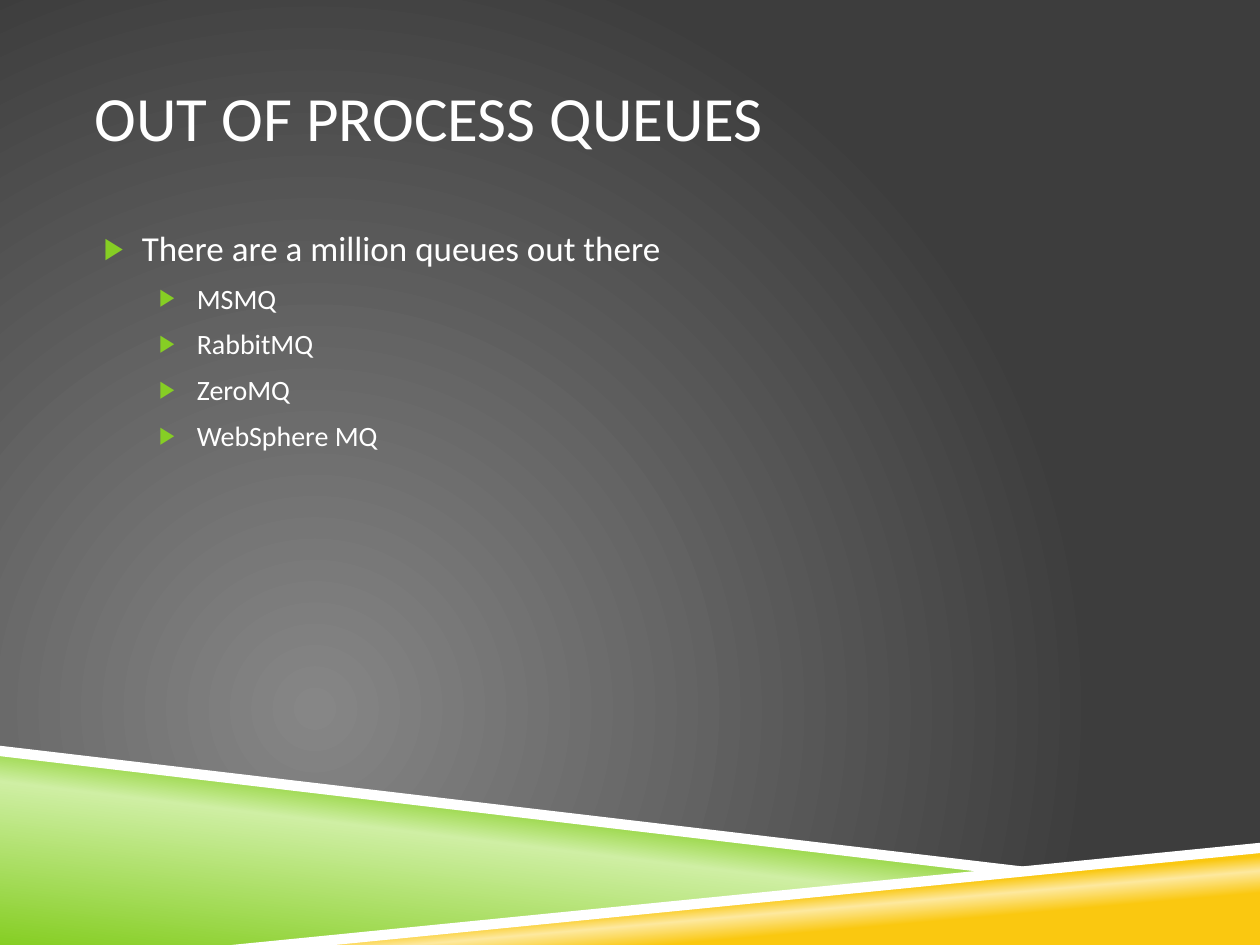
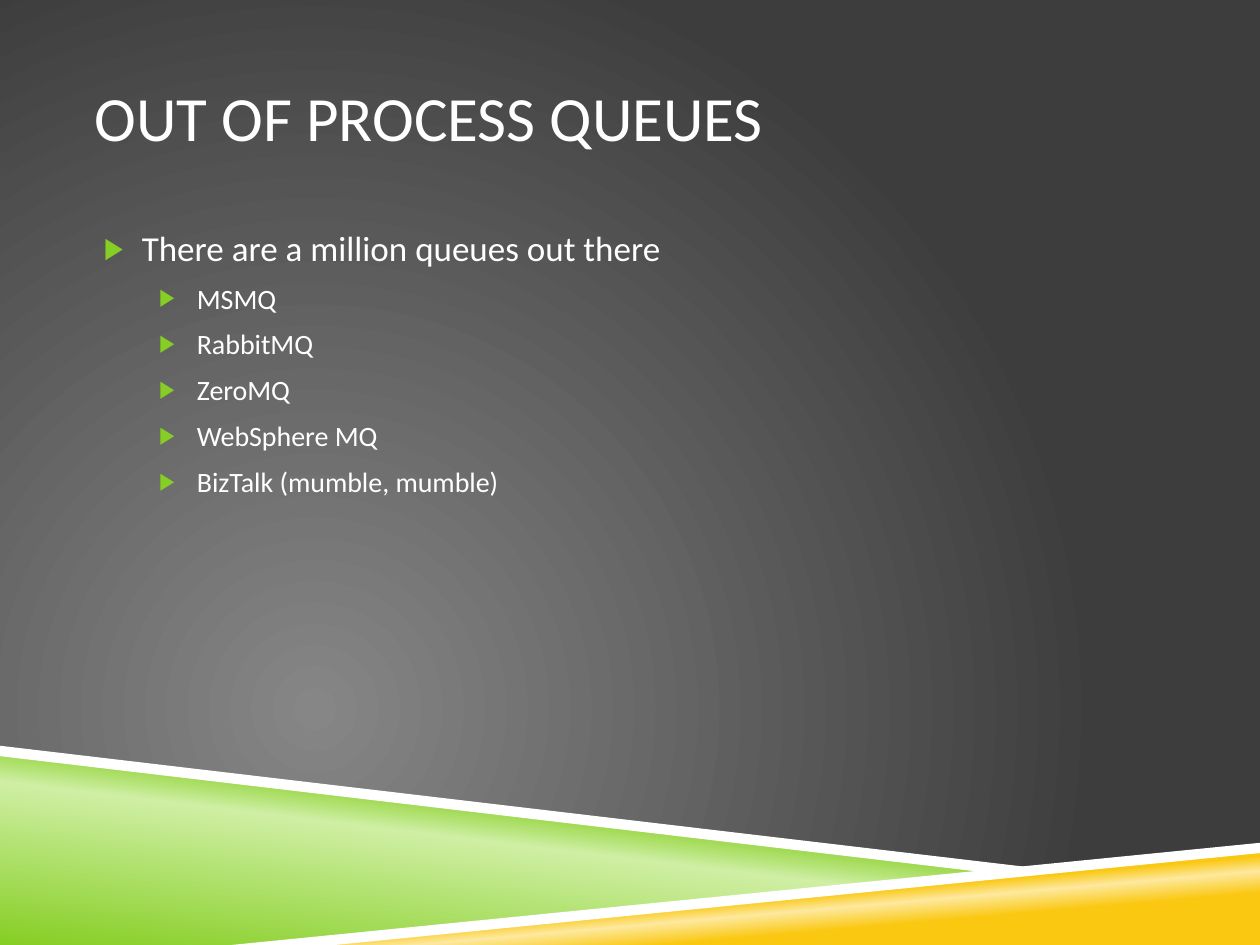
Before and after one commit to stimms/Queues, a slide deck: slide 9 of Queues and message based architecture.pptx (slide 8 before the commit). Drawn at 1260x945 pixels with LibreOffice and Linux fonts; fonts in the diff are those of the drawing; background and template pictures are left out. Boxes give left, top, right and bottom in pixels: in the first picture for what was removed or moved away, otherwise in the second. Text is boxed around its words. In the diff, an @@ line names an element or a change of style, - is before the commit and + after.

```diff
--- a/Queues and message based architecture.pptx
+++ b/Queues and message based architecture.pptx
@@ text at (197, 472, 499, 496): paragraph added @@
+  ▶ BizTalk (mumble, mumble)
```
Also in this commit, not shown: 3 other slides changed, 5 slides added, 10 other files.
